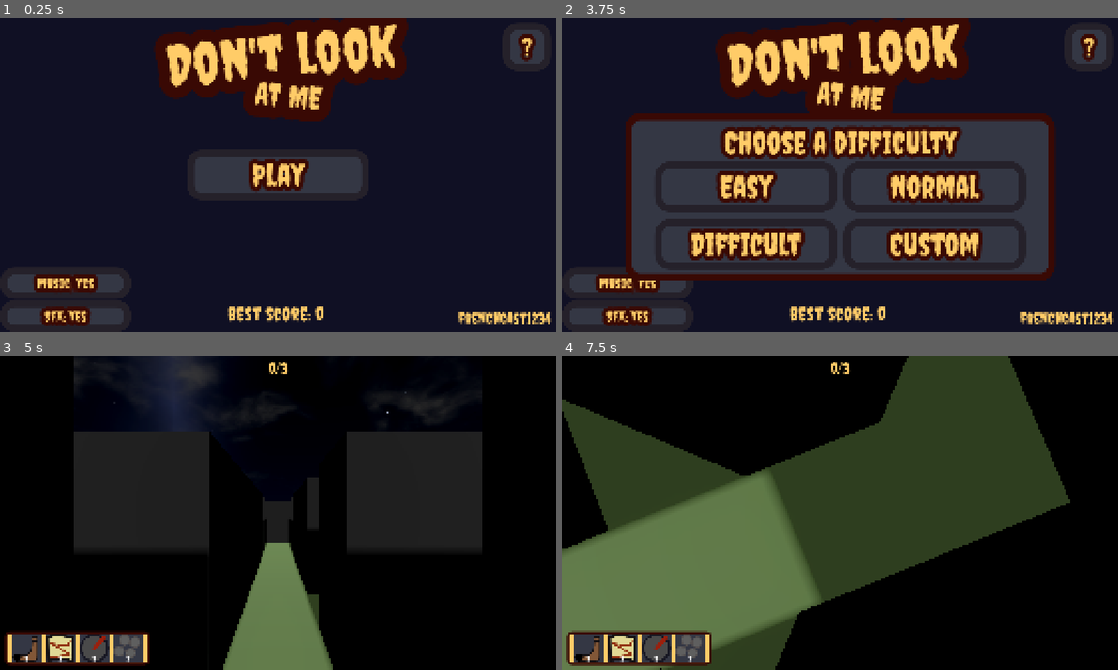
Above: before the commit, frames 1-4 (two rows, left to right).
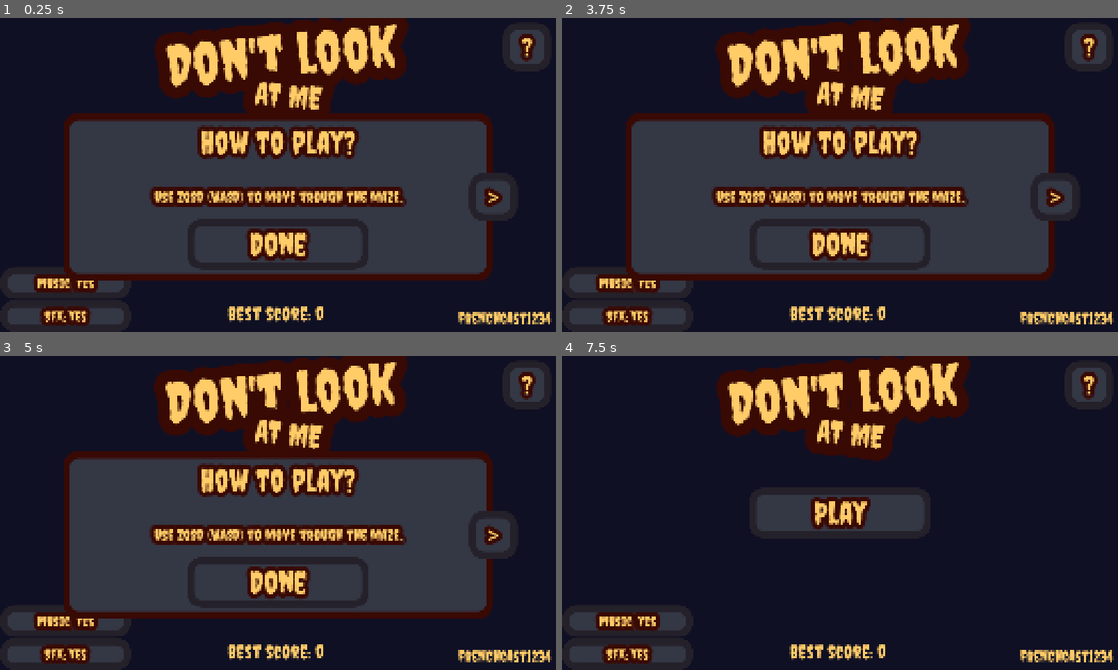
Above: after the commit, the same moments.

Repository: frenchcast1234/dont-look
Game: Godot game, scene res://src/menu/menu.tscn
The game is run twice, just before and just after one commit, with the same random seed, the same clock (stepped at 60 frames per second) and the same inputs.
Inputs (mouse positions are in pixels of both pictures, inside the frame that each line leads up to):
- Up to frame 1 (0.25 s): no input
- Up to frame 2 (3.75 s): click "Music: yes" at 0.5 s; click "Music: no" at 1.25 s; click "SFX: yes" at 2 s; click "SFX: no" at 2.75 s; click "Play" at 3.5 s
- Up to frame 3 (5 s): click (183, 582) at 4.25 s, where only the run before the commit has a clickable "Difficult"
- Up to frame 4 (7.5 s): click (840, 513) at 5 s, where only the run after the commit has a clickable "Play"; click (840, 582) at 5.75 s, where only the run after the commit has a clickable "Done"; click (1090, 384) at 6.5 s, where only the run after the commit has a clickable "?"; click (840, 582) at 7.25 s, where only the run after the commit has a clickable "Done"

The runs differ from the first frame. In frame 1, 37% of the frame differs, in the area x 11-92%, y 30-84%; in frame 2, 17%; in frame 3, 90%; in frame 4, 100%, in the area x 0-100%, y 0-100%.

Commit message:
Ajout d'un menu pause

Diff:
--- a/project.godot
+++ b/project.godot
@@ -83,6 +83,11 @@
 "events": [Object(InputEventKey,"resource_local_to_scene":false,"resource_name":"","device":-1,"window_id":0,"alt_press …(191 unchanged characters)…
 ]
 }
+pause={
+"deadzone": 0.2,
+"events": [Object(InputEventKey,"resource_local_to_scene":false,"resource_name":"","device":-1,"window_id":0,"alt_pressed":false,"shift_pressed":false,"ctrl_pressed":false,"meta_pressed":false,"pressed":false,"keycode":0,"physical_keycode":69,"key_label":0,"unicode":101,"location":0,"echo":false,"script":null)
+]
+}
 
 [physics]
 
--- a/src/game/game.tscn
+++ b/src/game/game.tscn
@@ -14,6 +14,8 @@
 [ext_resource type="PackedScene" uid="uid://ikxywhonb075" path="res://src/game/stone.tscn" id="10_etvrb"]
 [ext_resource type="Texture2D" uid="uid://cuvox0xg06d03" path="res://assets/img/map.svg" id="10_ueio8"]
 [ext_resource type="Texture2D" uid="uid://ddv53ujidhrg5" path="res://assets/img/compass.svg" id="11_etvrb"]
+[ext_resource type="Script" uid="uid://bmjq8ac2bdshx" path="res://src/game/pause.gd" id="15_80fip"]
+[ext_resource type="Script" uid="uid://bj5muocvpgmvt" path="res://src/menu/audio_buttons.gd" id="15_xniy2"]
 
 [sub_resource type="Environment" id="Environment_6kr85"]
 background_mode = 2
@@ -76,6 +78,30 @@
 [sub_resource type="StyleBoxFlat" id="StyleBoxFlat_xxpmf"]
 bg_color = Color(0.20392157, 0.21568628, 0.26666668, 1)
 
+[sub_resource type="StyleBoxFlat" id="StyleBoxFlat_80fip"]
+bg_color = Color(0.20392157, 0.21568628, 0.26666668, 1)
+border_width_left = 30
+border_width_top = 30
+border_width_right = 30
+border_width_bottom = 30
+border_color = Color(0.14509805, 0.12941177, 0.16470589, 1)
+corner_radius_top_left = 60
+corner_radius_top_right = 60
+corner_radius_bottom_right = 60
+corner_radius_bottom_left = 60
+
+[sub_resource type="StyleBoxFlat" id="StyleBoxFlat_cvpot"]
+bg_color = Color(0.20392157, 0.21568628, 0.26666668, 1)
+border_width_left = 30
+border_width_top = 30
+border_width_right = 30
+border_width_bottom = 30
+border_color = Color(0.29411766, 0.105882354, 0.050980393, 1)
+corner_radius_top_left = 60
+corner_radius_top_right = 60
+corner_radius_bottom_right = 60
+corner_radius_bottom_left = 60
+
 [node name="Game" type="Node3D" unique_id=1433563188]
 script = ExtResource("1_qnjlk")
 wall_scene = ExtResource("2_kgj8g")
@@ -225,6 +251,7 @@
 text = "    Menu    "
 
 [node name="Inventory" type="Panel" parent="CanvasLayer" unique_id=831509824]
+visible = false
 anchors_preset = 2
 anchor_top = 1.0
 anchor_bottom = 1.0
@@ -390,9 +417,122 @@
 wait_time = 10.0
 one_shot = true
 
+[node name="Pause" type="Control" parent="CanvasLayer" unique_id=813355705]
+process_mode = 3
+visible = false
+layout_mode = 3
+anchors_preset = 15
+anchor_right = 1.0
+anchor_bottom = 1.0
+grow_horizontal = 2
+grow_vertical = 2
+script = ExtResource("15_80fip")
+
+[node name="VBoxContainer" type="VBoxContainer" parent="CanvasLayer/Pause" unique_id=1751448198]
+layout_mode = 1
+anchors_preset = 8
+anchor_left = 0.5
+anchor_top = 0.5
+anchor_right = 0.5
+anchor_bottom = 0.5
+offset_left = -815.0
+offset_top = -306.5
+offset_right = 815.0
+offset_bottom = 306.5
+grow_horizontal = 2
+grow_vertical = 2
+mouse_filter = 2
+alignment = 1
+
+[node name="Title" type="RichTextLabel" parent="CanvasLayer/Pause/VBoxContainer" unique_id=1361592748]
+layout_mode = 2
+theme_override_colors/default_color = Color(1, 0.8, 0.40784314, 1)
+theme_override_colors/font_outline_color = Color(0.22352941, 0.03529412, 0.015686275, 1)
+theme_override_constants/outline_size = 200
+theme_override_font_sizes/normal_font_size = 240
+bbcode_enabled = true
+text = "[shake rate=60.0 level=15 connected=1]Game paused![/shake]"
+fit_content = true
+horizontal_alignment = 1
+vertical_alignment = 1
+
+[node name="Spacer" type="Control" parent="CanvasLayer/Pause/VBoxContainer" unique_id=1265934713]
+custom_minimum_size = Vector2(0, 20)
+layout_mode = 2
+
+[node name="Rounds" type="Label" parent="CanvasLayer/Pause/VBoxContainer" unique_id=1960490330]
+layout_mode = 2
+theme_override_colors/font_color = Color(1, 0.8, 0.40784314, 1)
+theme_override_colors/font_outline_color = Color(0.22352941, 0.03529412, 0.015686275, 1)
+theme_override_constants/outline_size = 70
+theme_override_font_sizes/font_size = 128
+text = "Rounds: 0"
+horizontal_alignment = 1
+vertical_alignment = 1
+
+[node name="AudioButtons" type="VBoxContainer" parent="CanvasLayer/Pause" unique_id=1834394241]
+layout_mode = 1
+anchors_preset = 2
+anchor_top = 1.0
+anchor_bottom = 1.0
+offset_left = 20.0
+offset_top = -288.0
+offset_right = 563.0
+offset_bottom = -20.0
+grow_vertical = 0
+alignment = 2
+script = ExtResource("15_xniy2")
+
+[node name="Music" type="Button" parent="CanvasLayer/Pause/AudioButtons" unique_id=1739488576]
+layout_mode = 2
+theme_override_colors/font_color = Color(1, 0.8, 0.40784314, 1)
+theme_override_colors/font_hover_color = Color(0.9764706, 0.7764706, 0.39607844, 1)
+theme_override_colors/font_outline_color = Color(0.22352941, 0.03529412, 0.015686275, 1)
+theme_override_constants/outline_size = 70
+theme_override_font_sizes/font_size = 60
+theme_override_styles/normal = SubResource("StyleBoxFlat_80fip")
+theme_override_styles/hover = SubResource("StyleBoxFlat_cvpot")
+text = "Music: yes"
+
+[node name="SFX" type="Button" parent="CanvasLayer/Pause/AudioButtons" unique_id=4231566]
+layout_mode = 2
+theme_override_colors/font_color = Color(1, 0.8, 0.40784314, 1)
+theme_override_colors/font_hover_color = Color(0.9764706, 0.7764706, 0.39607844, 1)
+theme_override_colors/font_outline_color = Color(0.22352941, 0.03529412, 0.015686275, 1)
+theme_override_constants/outline_size = 70
+theme_override_font_sizes/font_size = 60
+theme_override_styles/normal = SubResource("StyleBoxFlat_80fip")
+theme_override_styles/hover = SubResource("StyleBoxFlat_cvpot")
+text = "SFX: yes"
+
+[node name="Button" type="Button" parent="CanvasLayer/Pause" unique_id=1680631414]
+layout_mode = 1
+anchors_preset = 7
+anchor_left = 0.5
+anchor_top = 1.0
+anchor_right = 0.5
+anchor_bottom = 1.0
+offset_left = -376.5
+offset_top = -240.0
+offset_right = 376.5
+offset_bottom = -30.0
+grow_horizontal = 2
+grow_vertical = 0
+theme_override_colors/font_color = Color(1, 0.8, 0.40784314, 1)
+theme_override_colors/font_hover_color = Color(0.9764706, 0.7764706, 0.39607844, 1)
+theme_override_colors/font_outline_color = Color(0.22352941, 0.03529412, 0.015686275, 1)
+theme_override_constants/outline_size = 70
+theme_override_font_sizes/font_size = 128
+theme_override_styles/normal = SubResource("StyleBoxFlat_2wf1j")
+theme_override_styles/hover = SubResource("StyleBoxFlat_sblgy")
+text = "    Menu    "
+
 [connection signal="body_entered" from="Player/Area3D" to="." method="_on_area_3d_body_entered"]
 [connection signal="pressed" from="CanvasLayer/GameOver/Button" to="CanvasLayer/GameOver" method="_on_button_pressed"]
 [connection signal="timeout" from="CanvasLayer/Inventory/SpeedTimer" to="CanvasLayer/Inventory" method="_on_speed_timer_timeout"]
 [connection signal="timeout" from="CanvasLayer/Inventory/MapTimer" to="CanvasLayer/Inventory" method="_on_map_timer_timeout"]
 [connection signal="timeout" from="CanvasLayer/Inventory/CompassTimer" to="CanvasLayer/Inventory" method="_on_compass_timer_timeout"]
 [connection signal="timeout" from="CanvasLayer/Inventory/StoneTimer" to="CanvasLayer/Inventory" method="_on_stone_timer_timeout"]
+[connection signal="pressed" from="CanvasLayer/Pause/AudioButtons/Music" to="CanvasLayer/Pause/AudioButtons" method="_on_music_pressed"]
+[connection signal="pressed" from="CanvasLayer/Pause/AudioButtons/SFX" to="CanvasLayer/Pause/AudioButtons" method="_on_sfx_pressed"]
+[connection signal="pressed" from="CanvasLayer/Pause/Button" to="CanvasLayer/Pause" method="_on_button_pressed"]
--- /dev/null
+++ b/src/game/pause.gd
@@ -0,0 +1,15 @@
+extends Control
+
+func _on_button_pressed() -> void:
+	get_tree().paused = false
+	# Autoload.get_node("Click").play()
+	get_tree().change_scene_to_file("res://src/menu/menu.tscn")
+
+func _process(delta: float) -> void:
+	if Input.is_action_just_pressed("pause"):
+		visible = not visible
+		if visible:
+			Input.set_mouse_mode(Input.MOUSE_MODE_VISIBLE)
+		else:
+			Input.set_mouse_mode(Input.MOUSE_MODE_CAPTURED)
+		get_tree().paused = not get_tree().paused
--- a/src/menu/menu.gd
+++ b/src/menu/menu.gd
@@ -1,16 +1,20 @@
 extends Control
 
 func _ready() -> void:
+	$Popup.visible = false
+	$Popup2.visible = false
+	$InfoPopup.visible = false
 	if Storage.Get("best_score") == null:
 		Storage.Set("best_score", 0)
 	if Storage.Get("music") == null:
 		Storage.Set("music", true)
 	if Storage.Get("sfx") == null:
 		Storage.Set("sfx", true)
+	if Storage.Get("tuto") == null:
+		Storage.Set("tuto", true)
+		$InfoPopup.visible = true
 	var content = Storage.Get("best_score")
 	$Best.text = "Best score: %d" % int(content)
-	$Popup.visible = false
-	$Popup2.visible = false
 
 func _on_play_button_pressed() -> void:
 	# Autoload.get_node("Click").play()
--- a/src/menu/menu.tscn
+++ b/src/menu/menu.tscn
@@ -561,7 +561,7 @@
 anchors_preset = 2
 anchor_top = 1.0
 anchor_bottom = 1.0
-offset_top = -360.0
+offset_top = -268.0
 offset_right = 543.0
 grow_vertical = 0
 alignment = 2
--- a/src/storage.gd
+++ b/src/storage.gd
@@ -18,7 +18,6 @@
 		return null
 	var content = file.get_as_text()
 	var json = JSON.parse_string(content)
-	print(json)
 	if json.has(key):
 		return json[key]
 	else:
Not shown, added: src/game/pause.gd.uid
Not shown, changed: README.md
